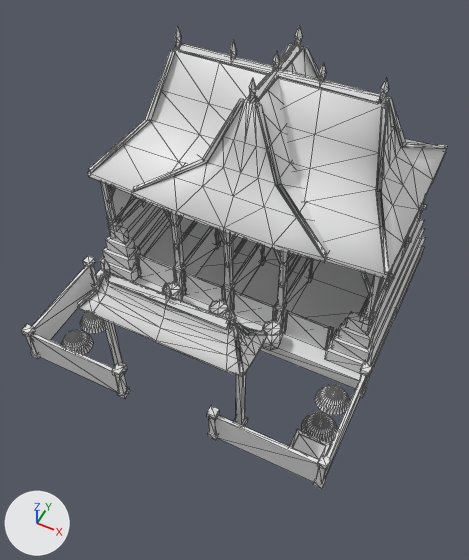
The COLLADA model art/meshes/structural/yawadwipa/stable_elephant.dae, before and after one commit.
Rendered twice from a camera (50 mm lens) standing at (15.0, -30.4, 41.4) and looking at (0.2, -0.7, 4.3). Lighting does not change. The marker at lower left points along +X, +Y and +Z. The first picture is the older version. Mesh edges are drawn as thin lines. Materials are left out; every surface is plain grey.

In view in the first picture: 'stable_elephant'.
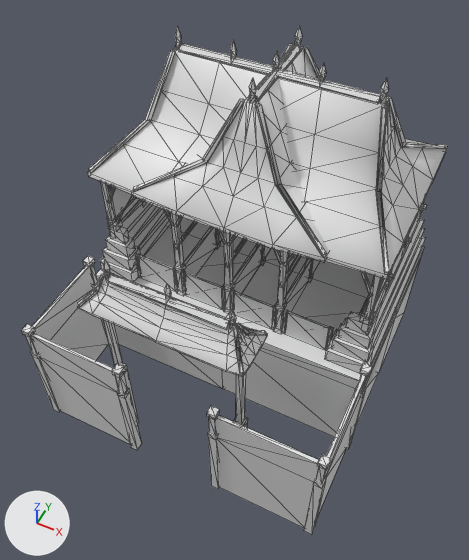
Changed parts and their boxes (x1, y1, x2, y2) in the pictures (469 x 560 px):
'stable_elephant', reshaped (10% taller): before (21, 26, 448, 489); after (21, 26, 448, 534)
part 1 of me_esfera_32398, deleted: before (61, 282, 350, 460)
part 2 of me_esfera_32398, added: after (32, 258, 421, 534)

Diff of the bpy script that builds the scene:
```diff
--- a/art/meshes/structural/yawadwipa/stable_elephant.dae.py
+++ b/art/meshes/structural/yawadwipa/stable_elephant.dae.py
@@ me_esfera_32398 @@
 # used by ob_stable_elephant; location = (0.0, 0.0, 0.0)
-me_esfera_32398.from_pydata(...)  # 2426 vertices, 3612 faces; spans x -12.1..12.0, y -11.3..13.2, z -0.5..20.1
+me_esfera_32398.from_pydata(...)  # 1965 vertices, 2844 faces; spans x -12.1..12.0, y -11.3..13.2, z -8.5..20.1
+# me_esfera_32398 part 1: 9 loose pieces with 518 vertices, spanning x -10.8..11.4, y -10.1..-1.5, z 0.0..2.5, are deleted
+# me_esfera_32398 part 2
+# 1 vertex is added at (-0.1, 5.3, -8.5)
+# 56 new vertices lie (0.0, 0.0, -8.0) away from vertices in x -12.1..12.0, y -11.3..13.1, z -0.5..0.0
+# 112 new faces join them
```
